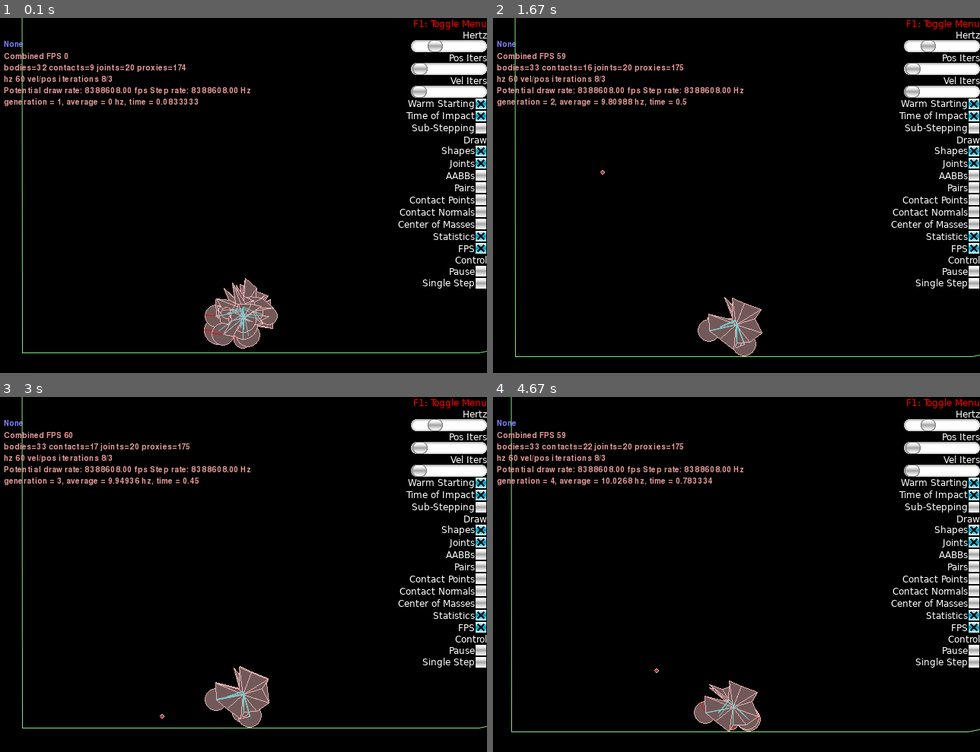
Above: before the commit, frames 1-4 (two rows, left to right).
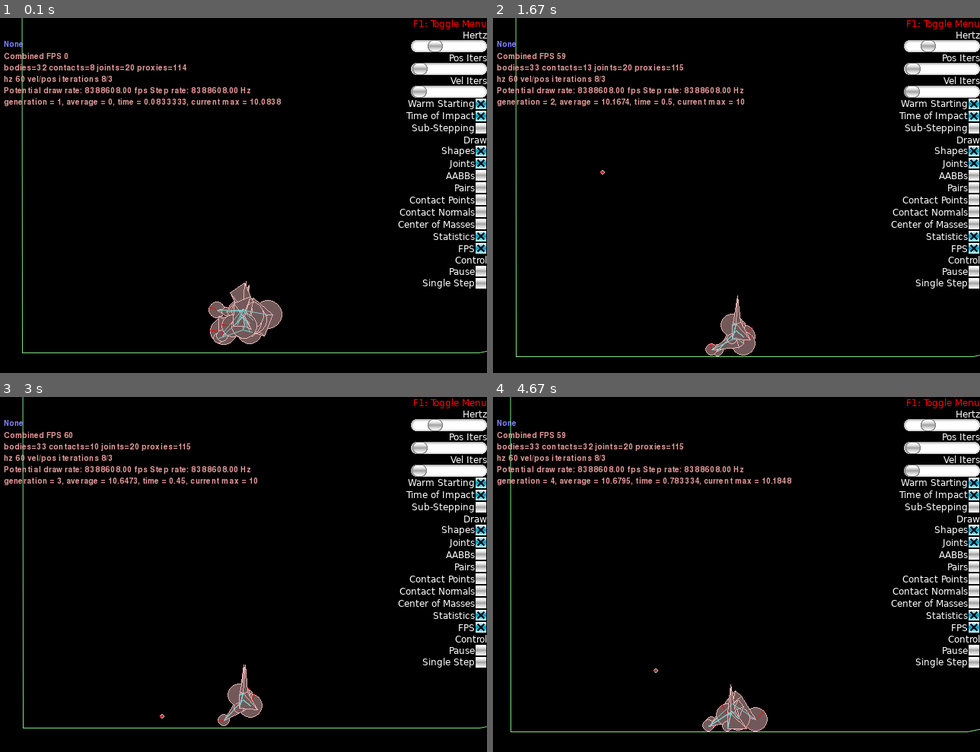
Above: after the commit, the same moments.

Repository: Arton1/BestCarAlgorithm
Game: pygame game, started from solution/car_algorithm.py
Two runs of this game, one before a commit and one after it. Both use one fixed random seed, a clock stepped at 60 frames per second and the inputs below.
Inputs:
- Up to frame 1 (0.1 s): no input
- Up to frame 2 (1.67 s): tap C at 0.33, 1.15 s; click "None" at 0.72 s; hold Right 1-1.47 s; tap Space at 1.07, 1.37, 1.62 s; hold Up from 1.55 s (still down)
- Up to frame 3 (3 s): release Up at 1.85 s; hold Right 1.88-2.35 s; tap Space at 1.95, 2.25, 2.45, 2.75 s; tap Z at 2.03 s; hold Left 2.38-2.92 s; tap C at 2.53 s; hold Down from 2.95 s (still down)
- Up to frame 4 (4.67 s): tap Space at 3.02, 3.35, 3.65, 3.78, 4.18, 4.48 s; release Down at 3.25 s; hold Left 3.28-3.68 s; tap Z at 3.43 s; hold Up 3.72-4.08 s; tap C at 3.87 s; hold Right from 4.12 s (still down)

The runs differ from the first frame. In frame 1, 1.6% of the frame differs, in the area x 18-58%, y 13-94%; in frame 2, 1.8%; in frame 3, 2.0%; in frame 4, 2.0%, in the area x 3-100%, y 0-95%.

Commit message:
program shows more statistics

Diff:
--- a/solution/average.txt
+++ b/solution/average.txt
@@ -1,6 +1,13 @@
-11.2242
-14.0364
-17.546
-23.582
-27.2111
-24.1497
+10.429
+10.0286
+10.2479
+10.1251
+10.049
+12.999
+21.8539
+21.2236
+38.2015
+38.7445
+42.4617
+38.1499
+38.3221
--- a/solution/car_algorithm.py
+++ b/solution/car_algorithm.py
@@ -80,8 +80,8 @@
             except IndexError:
                 x = 10
         self.viewCenter = (x, 20)
-        self.Print("generation = %g, average = %g hz, time = %g" %
-                   (self.generation ,self.average/(self._population._AMOUNT_OF_CANDIDATES), time.time() - self.time_start))
+        self.Print("generation = %g, average = %g, time = %g, current max = %g" %
+                   (self.generation ,self.average/(self._population._AMOUNT_OF_CANDIDATES), time.time() - self.time_start, x))
 
         # if (time.time() - self.time_start > 2 and time.time() - self.time_start < 3 ) : self.start_engines()
         if (time.time() - self.time_start > 10):  self.sim()
--- a/solution/evolutional_algorithm/genotype.py
+++ b/solution/evolutional_algorithm/genotype.py
@@ -6,7 +6,7 @@
     _MUTATIONS_CHANCE = 1/5  # percentage of individuals that get changed
     _MUTATION_POINTS_AMOUNT = 1
     _AMOUNT_OF_CROSSOVER_POINTS = 1/2
-    AMOUNT_OF_VERTICES = 12
+    AMOUNT_OF_VERTICES = 6
 
     def create_new():
         intervals = [0]
